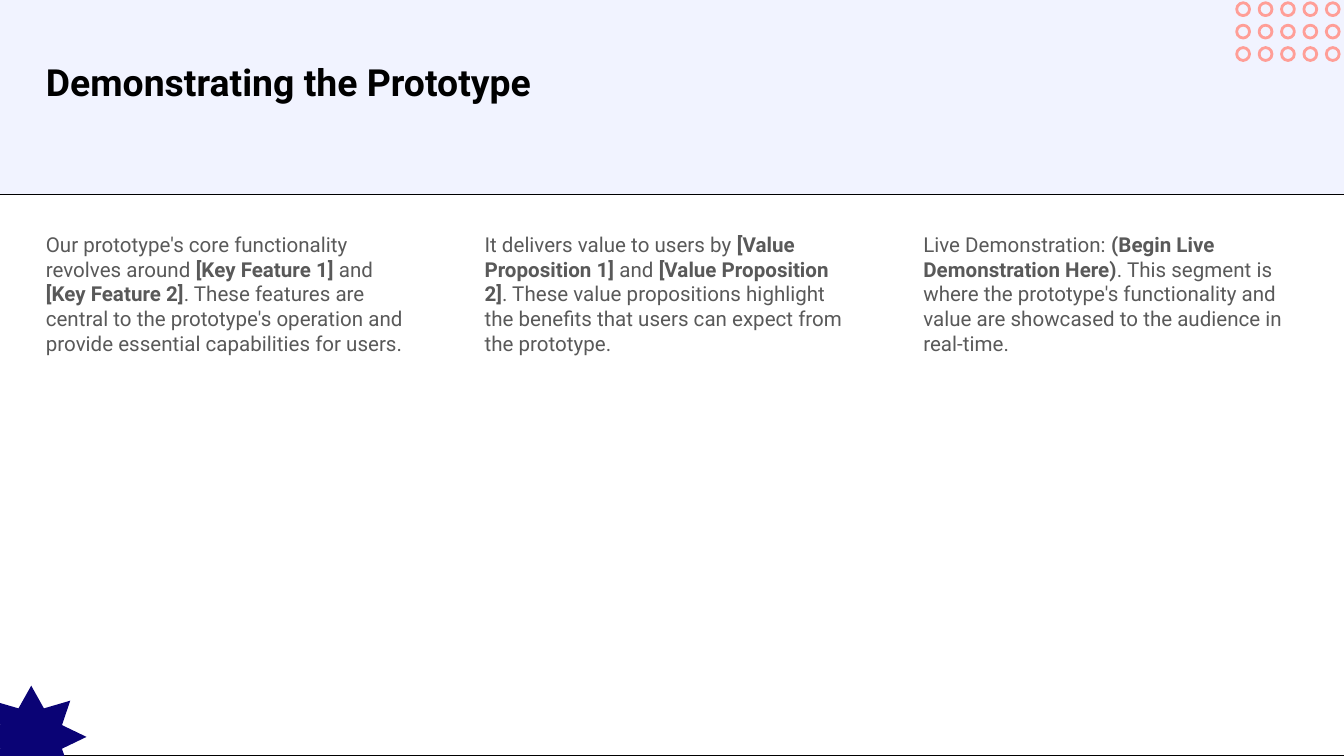
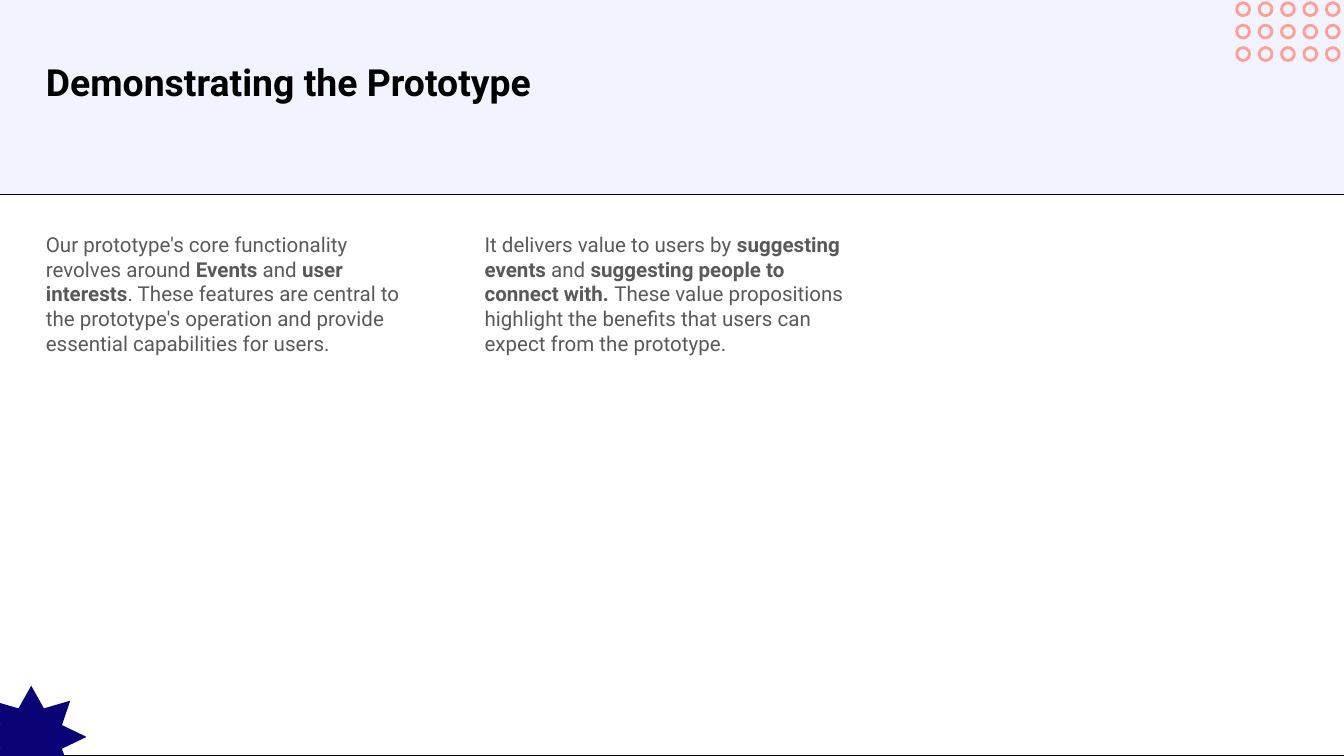
Before and after one commit to siyabonga-mashilwane/Intervarsity-Hackathon, a slide deck: slide 8 of demo/demo.pptx. Drawn at 1344x756 pixels with LibreOffice and Linux fonts; fonts in the diff are those of the drawing. Boxes give left, top, right and bottom in pixels: in the first picture for what was removed or moved away, otherwise in the second. Text is boxed around its words. In the diff, an @@ line names an element or a change of style, - is before the commit and + after.

```diff
--- a/demo/demo.pptx
+++ b/demo/demo.pptx
@@ text at [46,236,399,355]: text changed @@
-Our prototype's core functionality revolves around [Key Feature 1] and [Key Feature 2]. These features are central to the prototype's operation and provide essential capabilities for users.
+Our prototype's core functionality revolves around Events and user interests. These features are central to the prototype's operation and provide essential capabilities for users.
@@ text at [485,236,843,356]: text changed @@
-It delivers value to users by [Value Proposition 1] and [Value Proposition 2]. These value propositions highlight the benefits that users can expect from the prototype.
+It delivers value to users by suggesting events and suggesting people to connect with. These value propositions highlight the benefits that users can expect from the prototype.
@@ text removed at [923,236,1281,351] @@
-Live Demonstration: (Begin Live Demonstration Here). This segment is where the prototype's functionality and value are showcased to the audience in real-time.
```
Also in this commit, not shown: 2 other slides changed, 1 slide removed.
